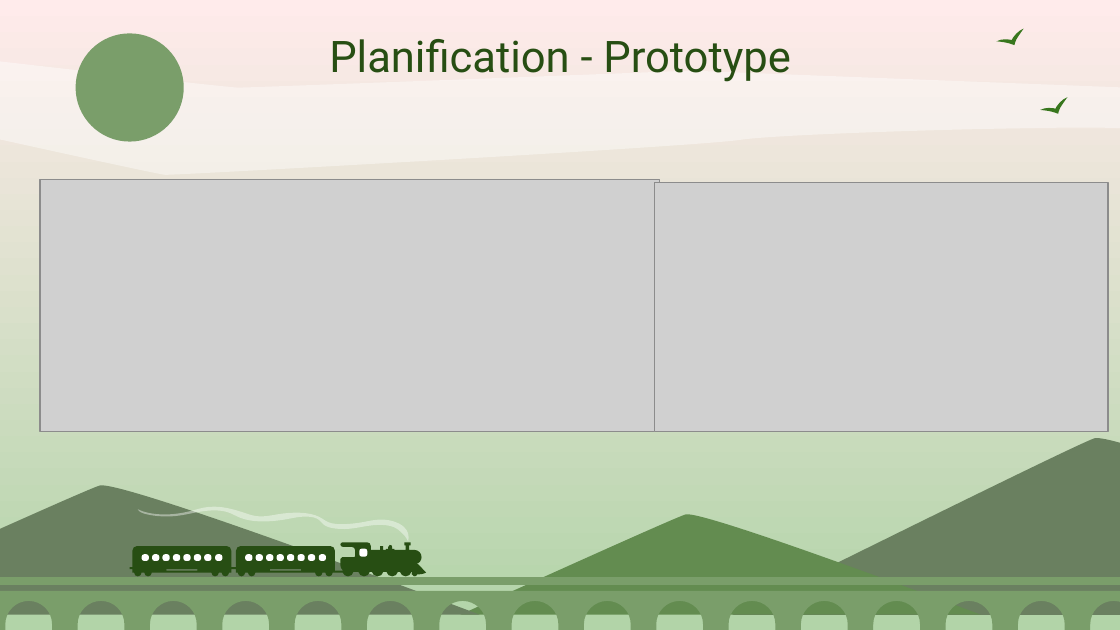
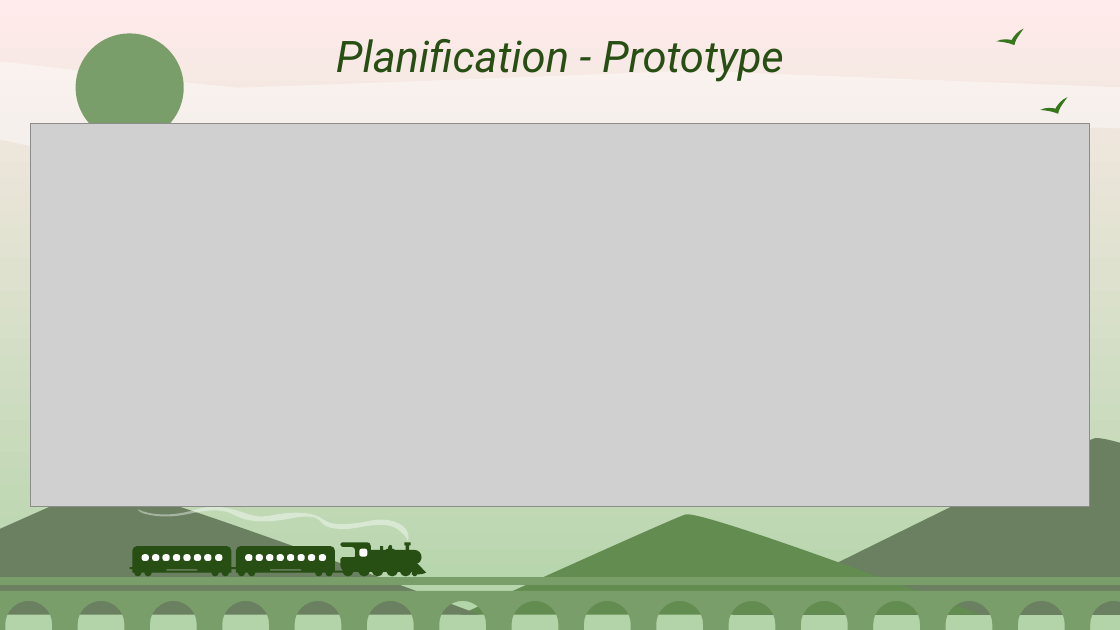
Before and after one commit to Smoother19/MusicAnimation, a slide deck: slide 16 of docs/presentation/PresAlpha.pptx. Drawn at 1120x630 pixels with LibreOffice and Linux fonts; fonts in the diff are those of the drawing; grey boxes stand for pictures. Boxes give left, top, right and bottom in pixels: in the first picture for what was removed or moved away, otherwise in the second. Text is boxed around its words. In the diff, an @@ line names an element or a change of style, - is before the commit and + after.

```diff
--- a/docs/presentation/PresAlpha.pptx
+++ b/docs/presentation/PresAlpha.pptx
@@ title "Planification - Prototype" at [336,39,784,82]: italic on @@
@@ picture added at [30,123,1089,506] @@
@@ picture removed at [40,180,660,432] @@
@@ picture removed at [654,183,1108,432] @@
```
Also in this commit, not shown: 5 other slides changed, 3 slides added, 1 slide removed, 1 other file.
